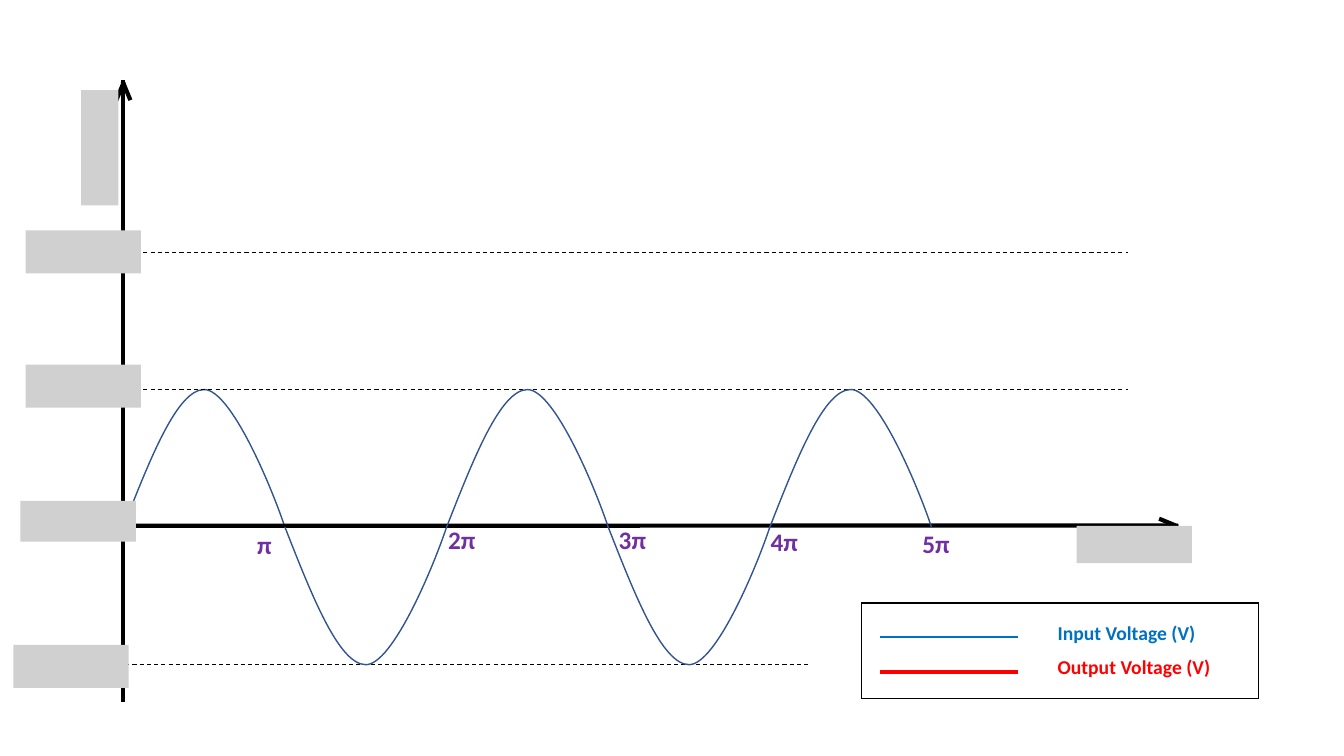
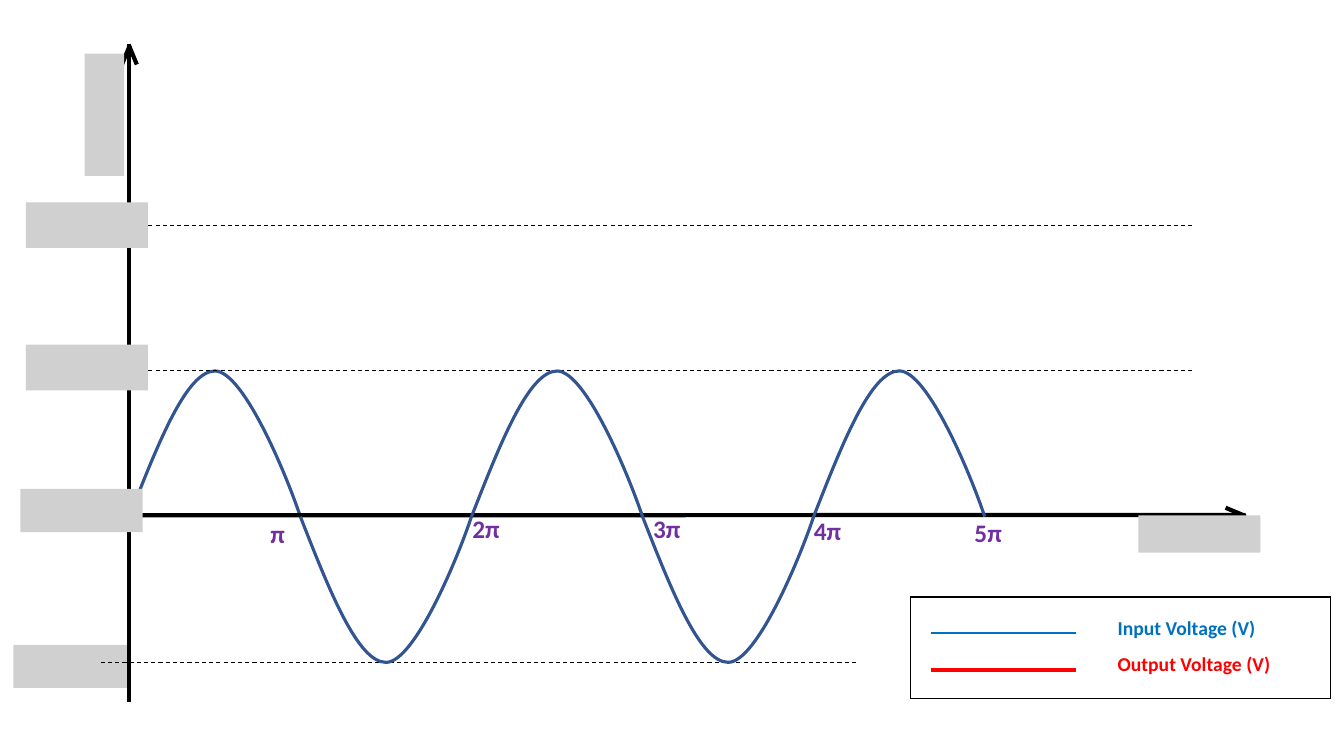
Before and after one commit to suriyamu1/ClamperCircuits, a slide deck: slide 1 of Supporting_ppt_images/clamper graph.pptx. Drawn at 1344x756 pixels with LibreOffice and Linux fonts; fonts in the diff are those of the drawing; grey boxes stand for pictures. Boxes give left, top, right and bottom in pixels: in the first picture for what was removed or moved away, otherwise in the second. Text is boxed around its words. In the diff, an @@ line names an element or a change of style, - is before the commit and + after.

```diff
--- a/Supporting_ppt_images/clamper graph.pptx
+++ b/Supporting_ppt_images/clamper graph.pptx
@@ picture: place and size @@
-picture at box(81, 90, 118, 205)
+picture at box(85, 53, 124, 175)
@@ line moved from (124, 82) - (116, 101) to (130, 45) - (122, 66) @@
@@ line moved from (123, 81) - (123, 702) to (129, 43) - (129, 702) @@
@@ line moved from (123, 82) - (130, 100) to (129, 44) - (137, 65) @@
@@ picture: place and size @@
-picture at box(25, 231, 140, 274)
+picture at box(26, 203, 148, 248)
@@ line moved from (107, 253) - (1128, 253) to (112, 226) - (1193, 226) @@
@@ picture: place and size @@
-picture at box(25, 365, 140, 408)
+picture at box(26, 345, 148, 390)
@@ line moved from (107, 389) - (1128, 389) to (112, 371) - (1193, 371) @@
@@ freeform shape: place and size @@
-freeform shape at box(123, 389, 284, 526)
+freeform shape at box(129, 371, 300, 517)
@@ freeform shape: place and size @@
-freeform shape at box(447, 390, 608, 527)
+freeform shape at box(472, 371, 643, 517)
@@ outline #325491 1 pt to #325491 2.25 pt in 5 elements at box(300, 517, 472, 663), box(129, 371, 300, 517), box(642, 517, 814, 663), box(472, 371, 643, 517), box(814, 371, 985, 517) @@
@@ freeform shape: place and size @@
-freeform shape at box(770, 389, 932, 526)
+freeform shape at box(814, 371, 985, 517)
@@ picture: place and size @@
-picture at box(20, 501, 135, 541)
+picture at box(20, 489, 142, 532)
@@ text "2π": place and size @@
-text "2π" at box(448, 532, 475, 549)
+text "2π" at box(472, 518, 499, 538)
@@ text "3π": place and size @@
-text "3π" at box(619, 532, 646, 556)
+text "3π" at box(653, 521, 680, 545)
@@ line moved from (1178, 526) - (1159, 519) to (1246, 516) - (1226, 508) @@
@@ line moved from (97, 526) - (1175, 525) to (101, 515) - (1242, 515) @@
@@ text "π": place and size @@
-text "π" at box(257, 542, 272, 554)
+text "π" at box(270, 531, 285, 543)
@@ freeform shape: place and size @@
-freeform shape at box(285, 527, 447, 664)
+freeform shape at box(300, 517, 472, 663)
@@ freeform shape: place and size @@
-freeform shape at box(608, 527, 769, 664)
+freeform shape at box(642, 517, 814, 663)
@@ text "4π": place and size @@
-text "4π" at box(771, 534, 798, 551)
+text "4π" at box(814, 523, 841, 540)
@@ text "5π": place and size @@
-text "5π" at box(922, 536, 949, 553)
+text "5π" at box(974, 525, 1001, 542)
@@ picture removed at box(1077, 526, 1192, 564) @@
@@ picture added at box(1138, 515, 1260, 553) @@
@@ line moved from (1179, 525) - (1160, 533) to (1246, 515) - (1227, 523) @@
@@ rectangle: place and size @@
-rectangle at box(862, 603, 1259, 699)
+rectangle at box(910, 597, 1331, 699)
@@ text "Input Voltage (V)": place and size @@
-text "Input Voltage (V)" at box(1058, 625, 1195, 644)
+text "Input Voltage (V)" at box(1118, 620, 1255, 639)
@@ line moved from (880, 637) - (1018, 637) to (931, 633) - (1077, 633) @@
@@ text "Output Voltage (V)": place and size @@
-text "Output Voltage (V)" at box(1058, 659, 1210, 678)
+text "Output Voltage (V)" at box(1118, 656, 1270, 675)
@@ line moved from (97, 664) - (812, 664) to (101, 662) - (858, 662) @@
@@ line moved from (880, 671) - (1018, 671) to (931, 670) - (1077, 670) @@
```
Also in this commit, not shown: 5 other slides changed, 44 other files.
